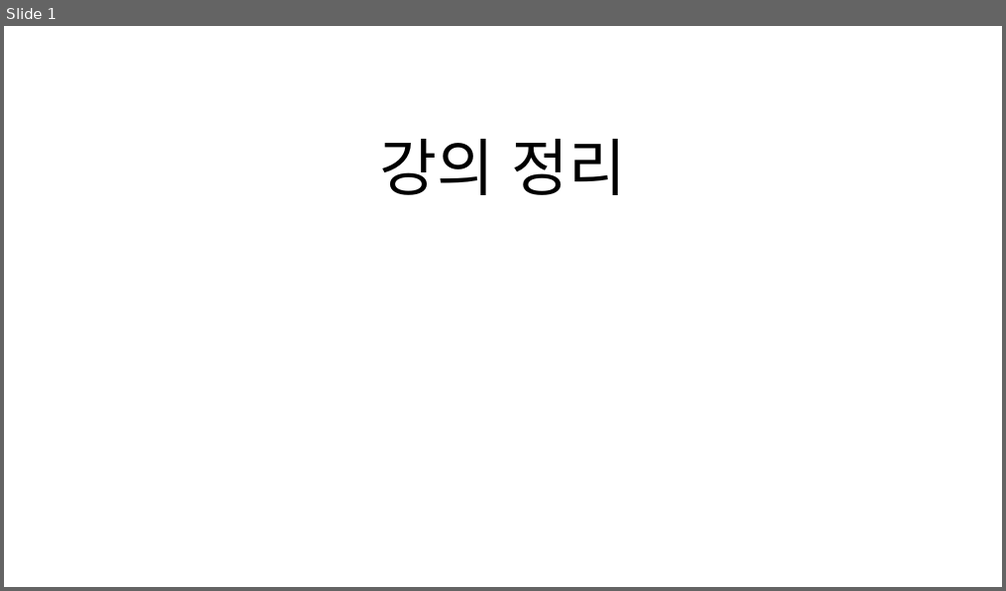
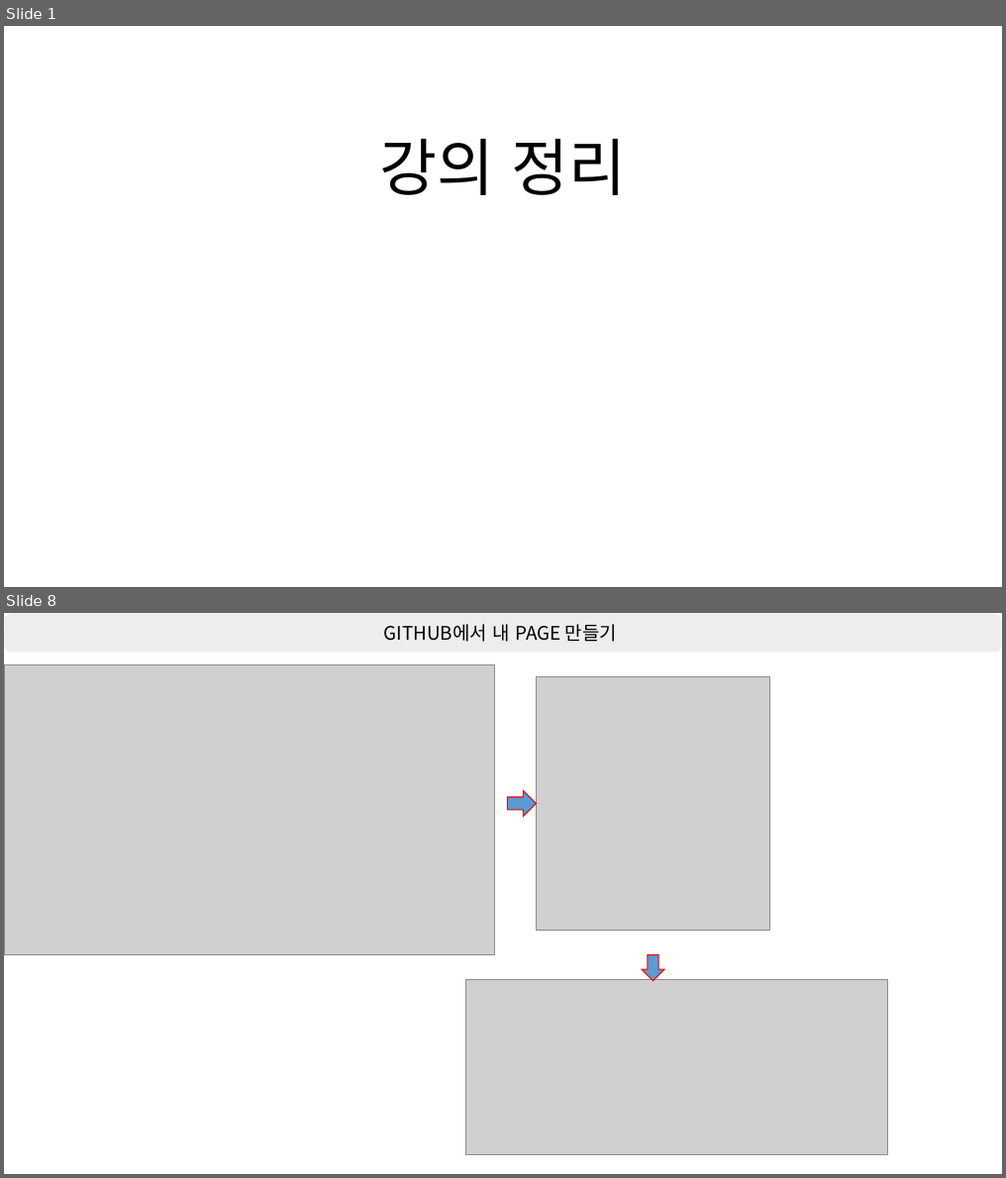
Before and after one commit to shchoichoko/web, a slide deck: Day2/강의 정리.pptx. Shown one above the other, each under a label of ours: slide 1 before the commit, slides 1 and 8 after it; the slides between them are not shown. The pictures are 1006x591 and 1006x1178 pixels, drawn with LibreOffice and Linux fonts; fonts in the diff are those of the drawing; grey boxes stand for pictures. Boxes give left, top, right and bottom in pixels: in the first picture for what was removed or moved away, otherwise in the second. Text is boxed around its words. In the diff, an @@ line names an element or a change of style, - is before the commit and + after.

```diff
--- a/Day2/강의 정리.pptx
+++ b/Day2/강의 정리.pptx
@@ slide 8 added at bbox=[4, 613, 1002, 1174], background #FFFFFF @@
@@ rounded rectangle added at bbox=[4, 613, 1002, 653], fill #EDEDED, outline #FFFFFF 1 pt, 18 pt, text #000000 @@
+GITHUB에서 내 PAGE 만들기
@@ picture added at bbox=[4, 665, 494, 956] @@
@@ picture added at bbox=[537, 676, 770, 931] @@
@@ right arrow added at bbox=[507, 790, 537, 816], fill #5B9BD5, outline #FF0000 1 pt @@
@@ down arrow added at bbox=[642, 956, 664, 980], fill #5B9BD5, outline #FF0000 1 pt @@
@@ picture added at bbox=[466, 980, 887, 1156] @@
```
Also in this commit, not shown: 2 slides changed, 12 other slides added, 7 slides removed.
